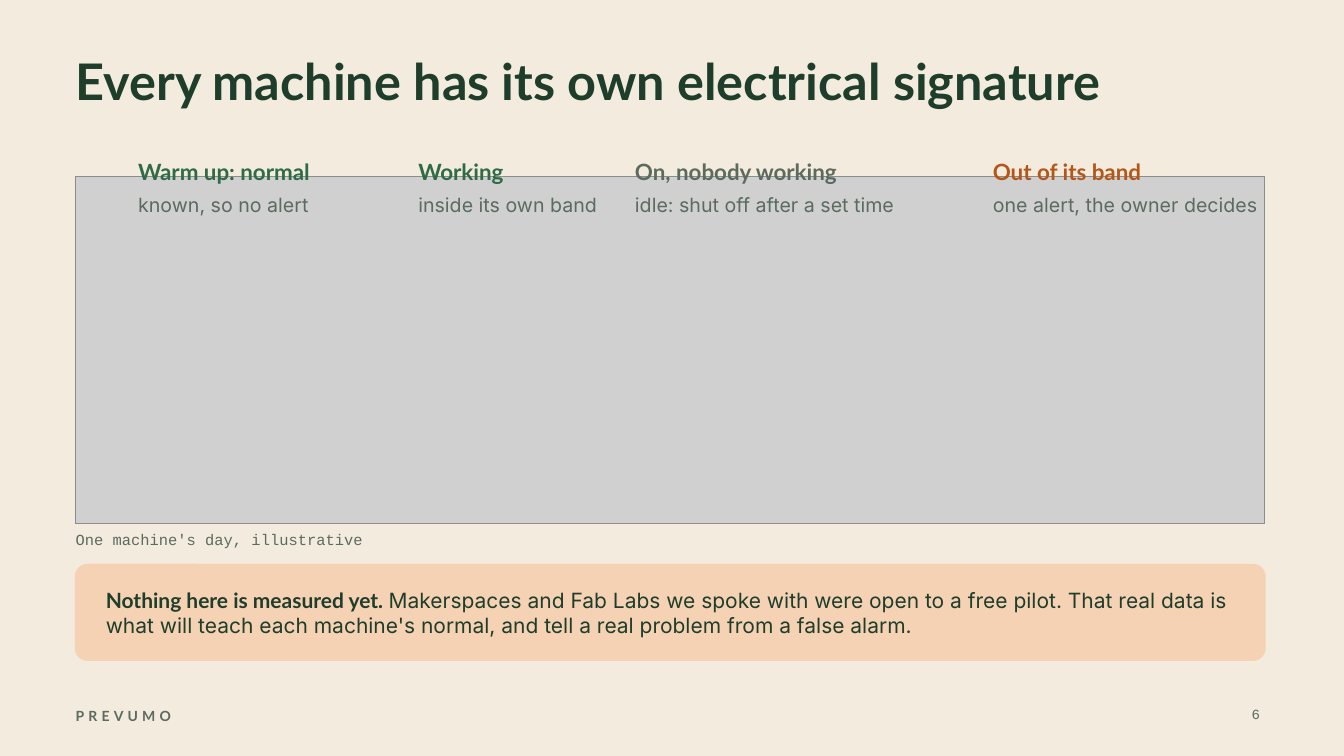
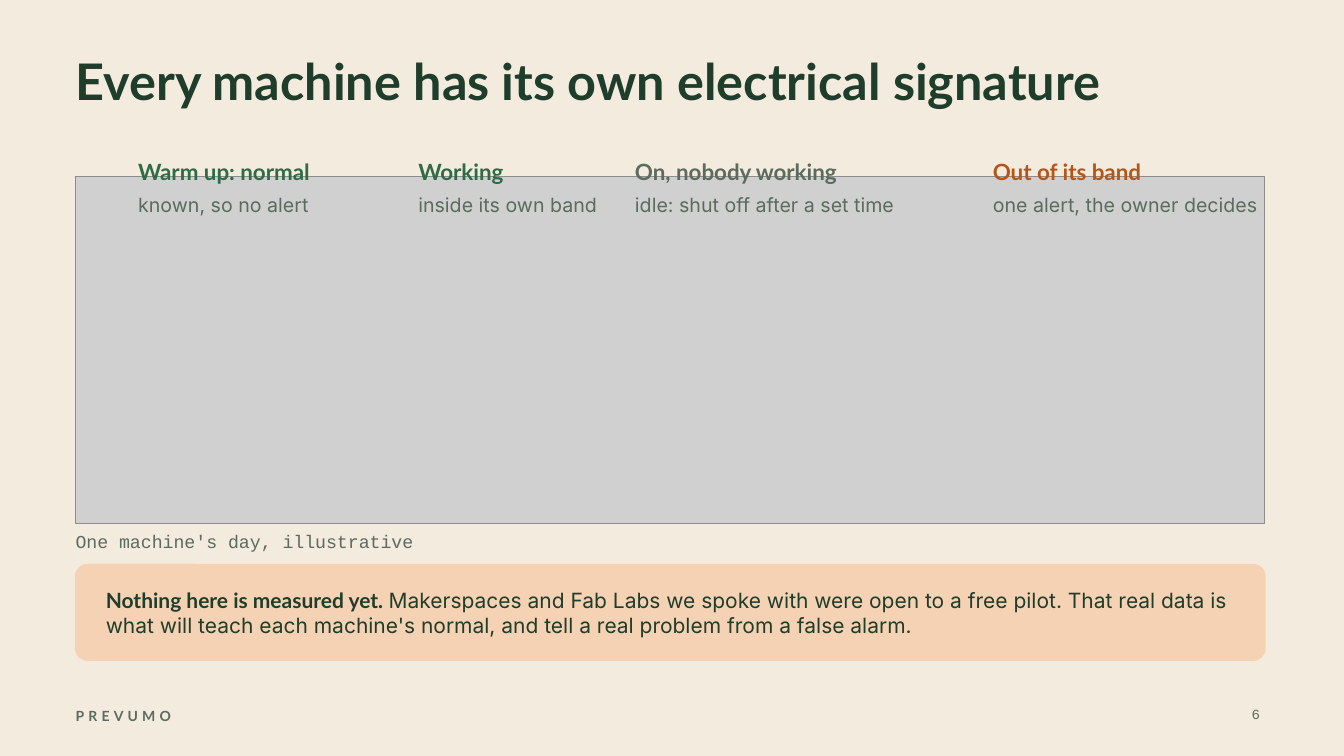
Before and after one commit to WAHB22/wahbs-world, a slide deck: slide 6 of prevumo/deliverables/final/PREVUMO-final.pptx. Drawn at 1344x756 pixels with LibreOffice and Linux fonts; fonts in the diff are those of the drawing; grey boxes stand for pictures. Boxes give left, top, right and bottom in pixels: in the first picture for what was removed or moved away, otherwise in the second. Text is boxed around its words. In the diff, an @@ line names an element or a change of style, - is before the commit and + after.

```diff
--- a/prevumo/deliverables/final/PREVUMO-final.pptx
+++ b/prevumo/deliverables/final/PREVUMO-final.pptx
@@ text "One machine's day, illustrative" at <box>76,536,414,552</box>: size 11 to 13 pt @@
```
Also in this commit, not shown: 2 other slides changed, 4 other files.
